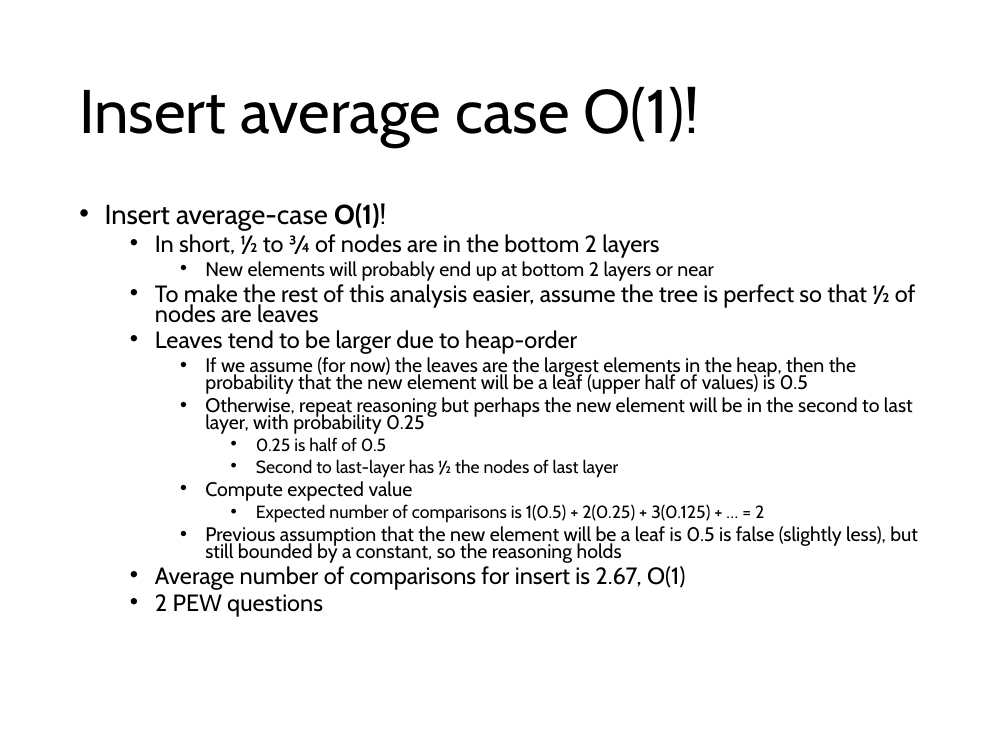
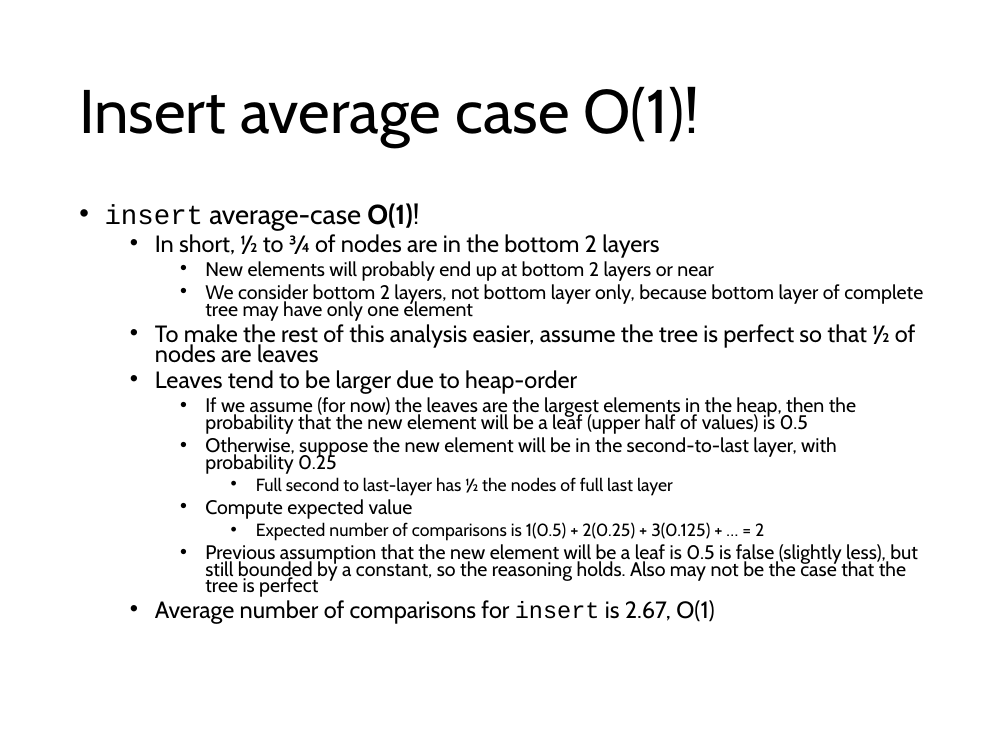
Before and after one commit to comp210ss2/comp210ss2.github.io, a slide deck: slide 23 of slides/L12_13.pptx. Drawn at 1008x756 pixels with LibreOffice and Linux fonts; fonts in the diff are those of the drawing. Boxes give left, top, right and bottom in pixels: in the first picture for what was removed or moved away, otherwise in the second. Text is boxed around its words. In the diff, an @@ line names an element or a change of style, - is before the commit and + after.

```diff
--- a/slides/L12_13.pptx
+++ b/slides/L12_13.pptx
@@ text at [105,203,419,230]: text changed @@
-• Insert average-case O(1)!
+• insert average-case O(1)!
@@ text at [205,284,923,321]: paragraph added @@
+    • We consider bottom 2 layers, not bottom layer only, because bottom layer of complete tree may have only one element
@@ text at [205,437,837,495]: text changed @@
-    • Otherwise, repeat reasoning but perhaps the new element will be in the second to last layer, with probability 0.25
-      • 0.25 is half of 0.5
-      • Second to last-layer has ½ the nodes of last layer
+    • Otherwise, suppose the new element will be in the second-to-last layer, with probability 0.25
+      • Full second to last-layer has ½ the nodes of full last layer
@@ text at [205,544,918,597]: text changed @@
-    • Previous assumption that the new element will be a leaf is 0.5 is false (slightly less), but still bounded by a constant, so the reasoning holds
+    • Previous assumption that the new element will be a leaf is 0.5 is false (slightly less), but still bounded by a constant, so the reasoning holds. Also may not be the case that the tree is perfect
@@ text at [155,594,323,617]: paragraph removed @@
-  • 2 PEW questions
@@ text at [155,600,714,624]: font Cabin to Courier New in "insert" @@
```
Also in this commit, not shown: 17 other slides changed, 8 slides added, 7 slides removed, 3 other files.
